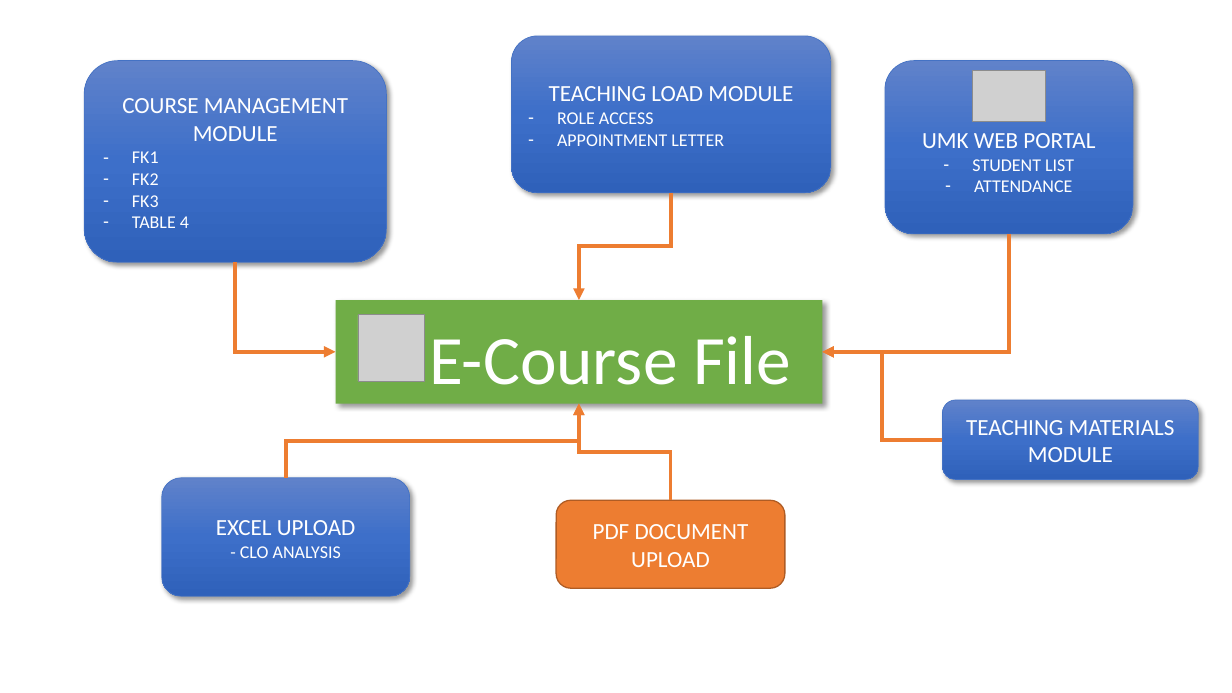
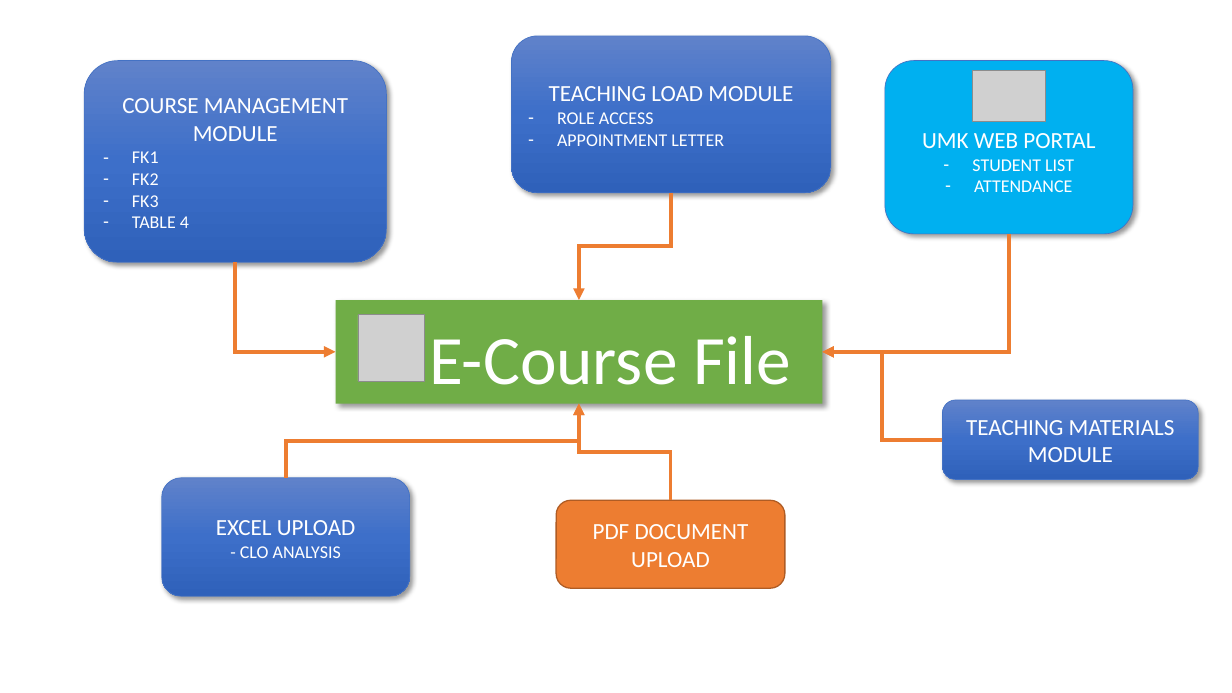
Before and after one commit to zulkarom/gitf-kpweb, a slide deck: slide 1 of eCourseFile.pptx. Drawn at 1232x693 pixels with LibreOffice and Linux fonts; fonts in the diff are those of the drawing; grey boxes stand for pictures; background and template pictures are left out. Boxes give left, top, right and bottom in pixels: in the first picture for what was removed or moved away, otherwise in the second. Text is boxed around its words. In the diff, an @@ line names an element or a change of style, - is before the commit and + after.

```diff
--- a/eCourseFile.pptx
+++ b/eCourseFile.pptx
@@ rounded rectangle "UMK WEB PORTAL" at box(885, 61, 1133, 235): fill gradient #6183CB to #3E70CA to #3062BB to #00B0F0 @@
```
Also in this commit, not shown: 4 other files.
